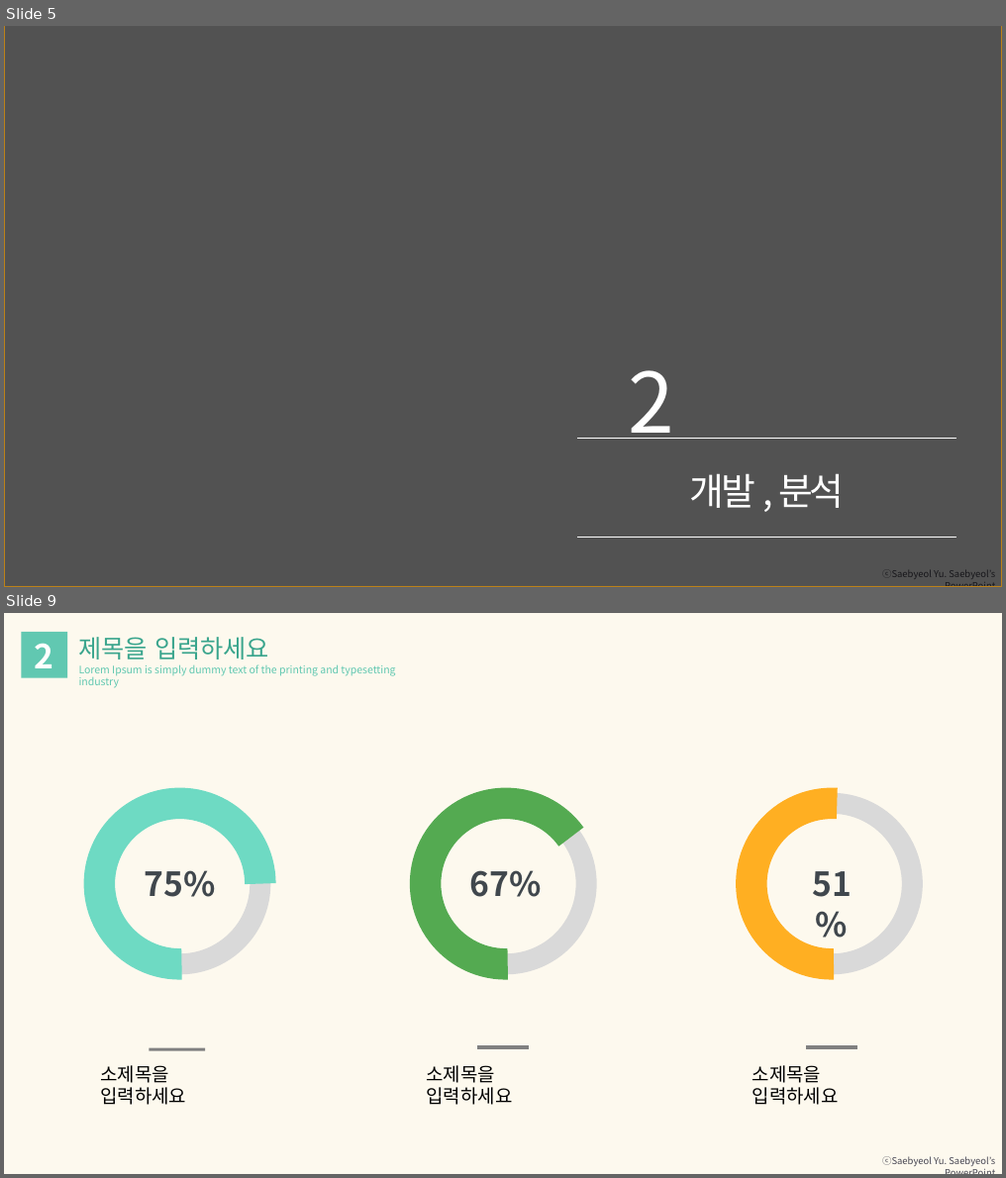
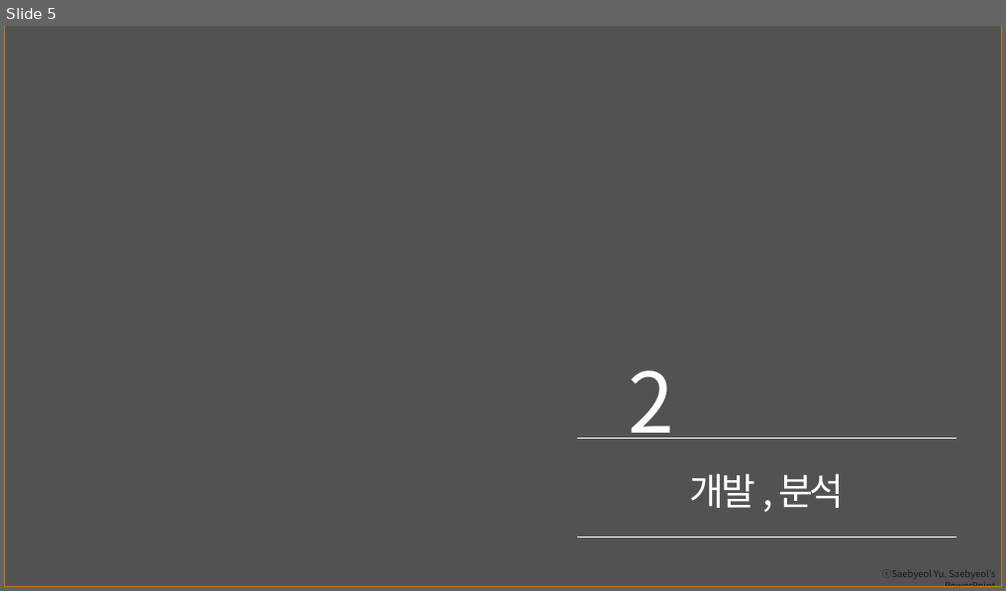
Before and after one commit to Kimdonghyeon7645/JUMP-UP-Project_DSM_school_meal_Analysis, a slide deck: 2403_김동현_JUMP-UP.pptx. Shown one above the other, each under a label of ours: slides 5 and 9 before the commit, slide 5 after it; the slides between them are not shown. The pictures are 1006x1178 and 1006x591 pixels, drawn with LibreOffice and Linux fonts; fonts in the diff are those of the drawing; background and template pictures are left out. Boxes give left, top, right and bottom in pixels: in the first picture for what was removed or moved away, otherwise in the second. Text is boxed around its words. In the diff, an @@ line names an element or a change of style, - is before the commit and + after.

```diff
--- a/2403_김동현_JUMP-UP.pptx
+++ b/2403_김동현_JUMP-UP.pptx
@@ slide 9 removed at <box>4,613,1002,1174</box>, background #FDF9EE; not listed: 1 template element that a slide beside it also shows @@
@@ rectangle removed at <box>21,632,67,678</box> @@
@@ text removed at <box>79,637,269,660</box> @@
-제목을 입력하세요
@@ text removed at <box>34,643,54,668</box> @@
-2
@@ text removed at <box>79,664,395,688</box> @@
-Lorem Ipsum is simply dummy text of the printing and typesetting industry
@@ arc (boxed as its full ellipse) removed at <box>99,803,260,964</box> @@
@@ arc (boxed as its full ellipse) removed at <box>99,803,260,964</box> @@
@@ arc (boxed as its full ellipse) removed at <box>426,803,586,964</box> @@
@@ arc (boxed as its full ellipse) removed at <box>426,803,586,964</box> @@
@@ arc (boxed as its full ellipse) removed at <box>751,803,913,964</box> @@
@@ arc (boxed as its full ellipse) removed at <box>751,803,913,964</box> @@
@@ text removed at <box>145,870,216,897</box> @@
-75%
@@ text removed at <box>470,870,542,897</box> @@
-67%
@@ text removed at <box>812,871,851,897</box> @@
-51%
@@ rectangle removed at <box>149,1049,205,1052</box> @@
@@ line removed from (477, 1048) to (529, 1048) @@
@@ line removed from (807, 1048) to (857, 1048) @@
@@ text removed at <box>100,1065,186,1105</box> @@
-소제목을 입력하세요
@@ text removed at <box>427,1065,513,1105</box> @@
-소제목을 입력하세요
@@ text removed at <box>752,1065,839,1105</box> @@
-소제목을 입력하세요
```
Also in this commit, not shown: 4 slides changed, 3 slides added, 7 other slides removed, 1 other file.
